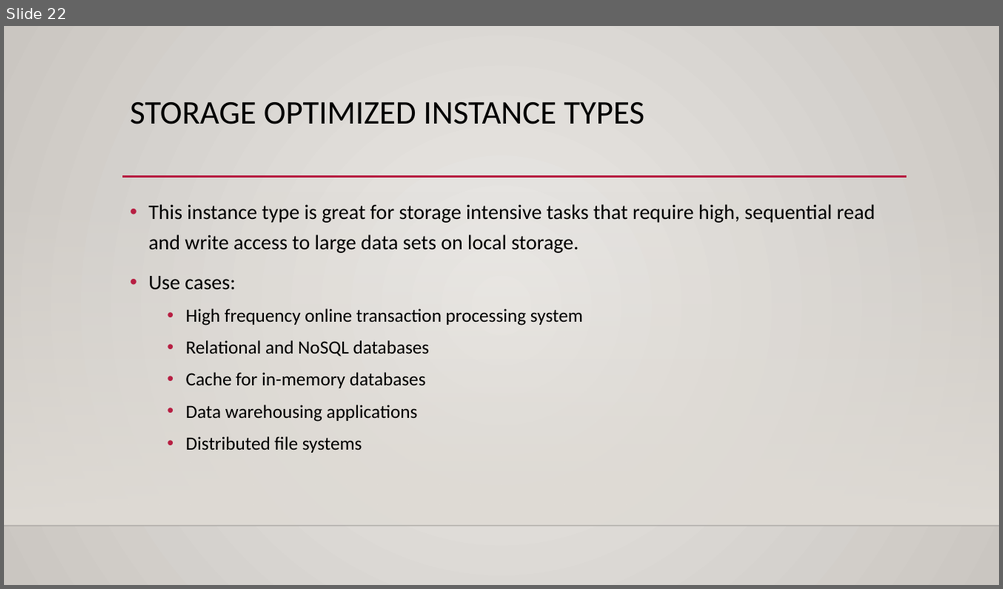
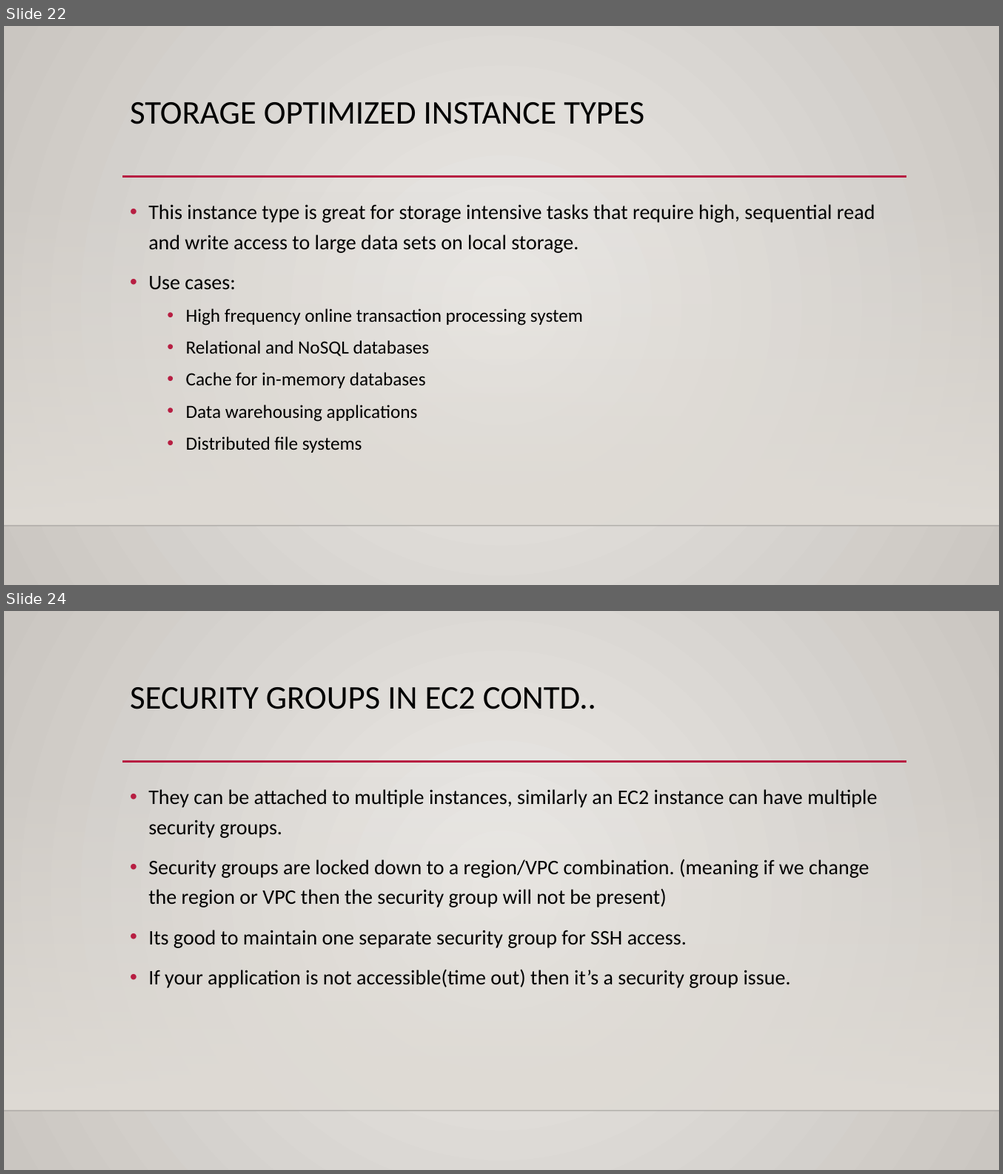
Before and after one commit to kushalnaidu007/AWS-Solution-Architect, a slide deck: AWS-SAA.pptx. Shown one above the other, each under a label of ours: slide 22 before the commit, slides 22 and 24 after it; the slides between them are not shown. The pictures are 1003x589 and 1003x1174 pixels, drawn with LibreOffice and Linux fonts; fonts in the diff are those of the drawing; background and template pictures are left out. Boxes give left, top, right and bottom in pixels: in the first picture for what was removed or moved away, otherwise in the second. Text is boxed around its words. In the diff, an @@ line names an element or a change of style, - is before the commit and + after.

Commit message:
updated the ppt with EC2
Added more information about the security groups, how to SSH the EC2 instance and different pricing options of EC2.

```diff
--- a/AWS-SAA.pptx
+++ b/AWS-SAA.pptx
@@ slide 24 added at [4, 611, 999, 1170], background gradient #ECEAE7 to #CAC7C1; not listed: 3 template elements that a slide beside it also shows @@
@@ title added at [130, 687, 596, 709], 32 pt, text #000000 @@
+SECURITY GROUPS IN EC2 CONTD..
@@ text added at [148, 789, 876, 988], 20 pt, text #000000 @@
+• They can be attached to multiple instances, similarly an EC2 instance can have multiple security groups.
+• Security groups are locked down to a region/VPC combination. (meaning if we change the region or VPC then the security group will not be present)
+• Its good to maintain one separate security group for SSH access.
+• If your application is not accessible(time out) then it’s a security group issue.
```
Also in this commit, not shown: 15 other slides added.
